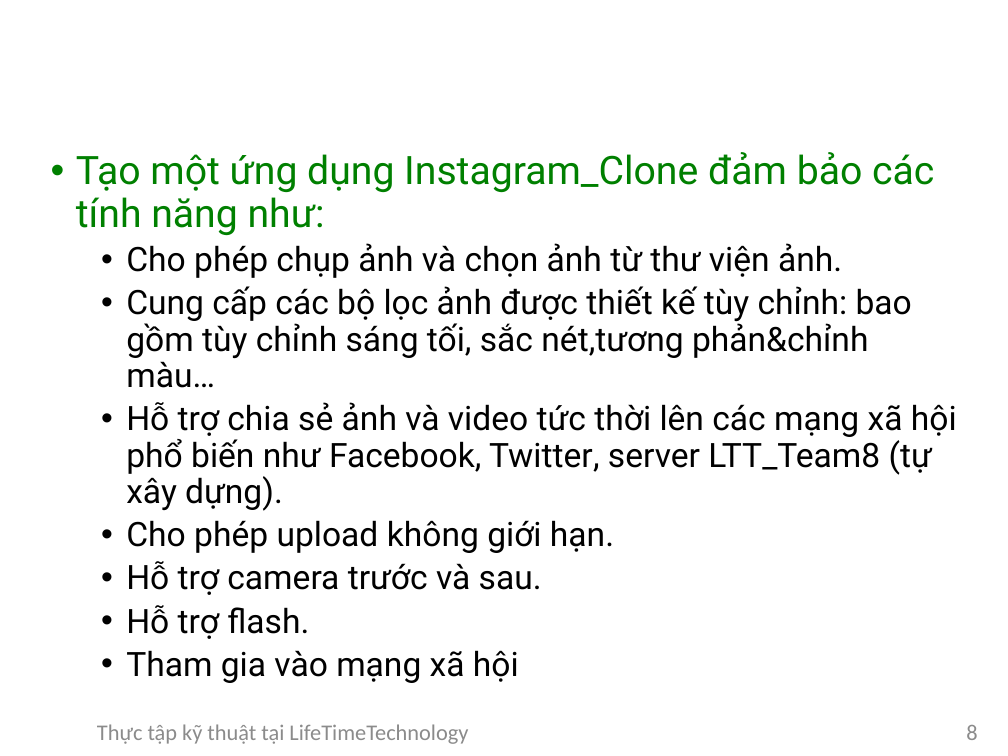
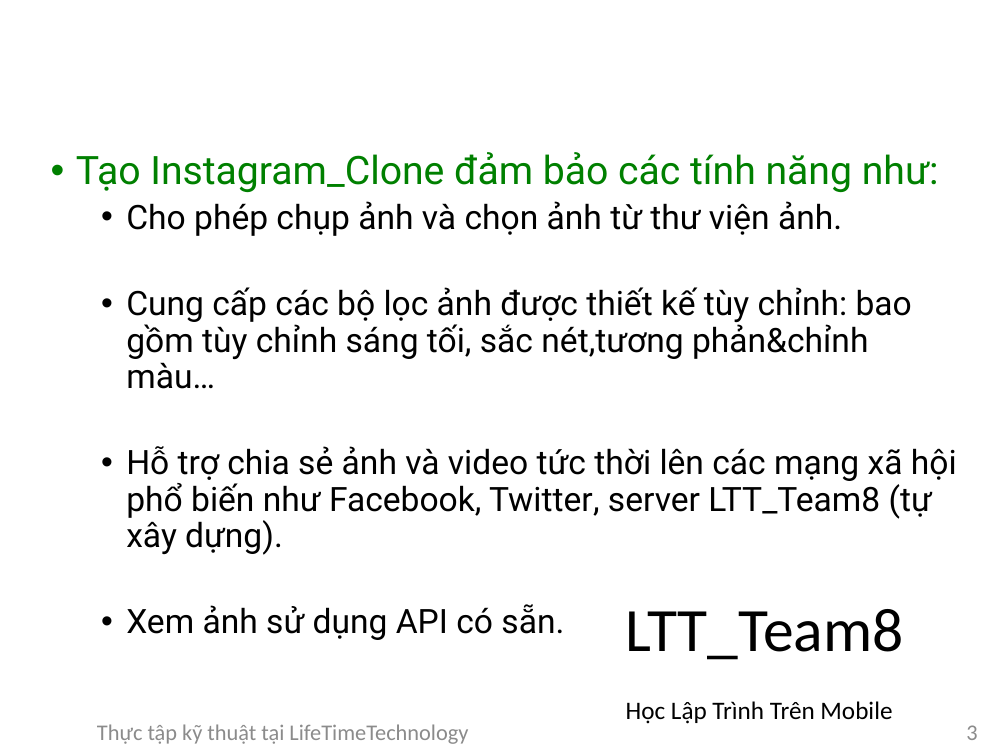
Before and after one commit to DaoVanDuong/baocaoThucTap, a slide deck: slide 3 of baocaoThucTap.pptx (slide 8 before the commit). Drawn at 1008x756 pixels with LibreOffice and Linux fonts; fonts in the diff are those of the drawing; background and template pictures are left out. Boxes give left, top, right and bottom in pixels: in the first picture for what was removed or moved away, otherwise in the second. Text is boxed around its words. In the diff, an @@ line names an element or a change of style, - is before the commit and + after.

```diff
--- a/baocaoThucTap.pptx
+++ b/baocaoThucTap.pptx
@@ text at box(76, 152, 939, 192): text changed @@
-• Tạo một ứng dụng Instagram_Clone đảm bảo các tính năng như:
+• Tạo Instagram_Clone đảm bảo các tính năng như:
@@ text at box(126, 604, 564, 640): text changed @@
-  • Cho phép upload không giới hạn.
-  • Hỗ trợ camera trước và sau.
-  • Hỗ trợ flash.
-  • Tham gia vào mạng xã hội
+  • Xem ảnh sử dụng API có sẵn.
@@ text added at box(626, 609, 904, 724), 18 pt, text #000000 @@
+LTT_Team8
+Học Lập Trình Trên Mobile
@@ page number at box(966, 725, 977, 740): text changed @@
-8
+3
```
Also in this commit, not shown: 5 other slides changed, 1 slide added, 4 slides removed.
